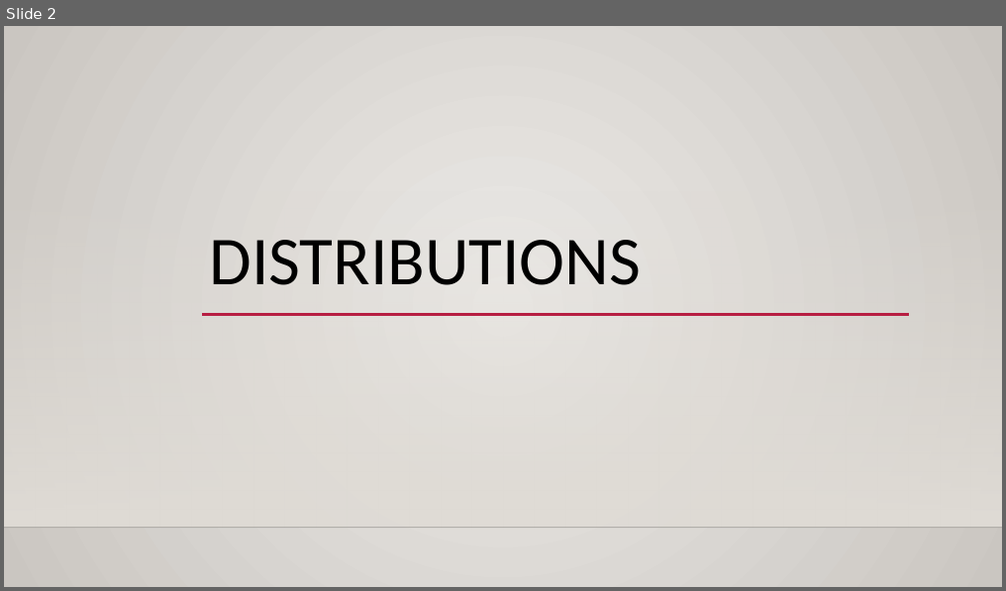
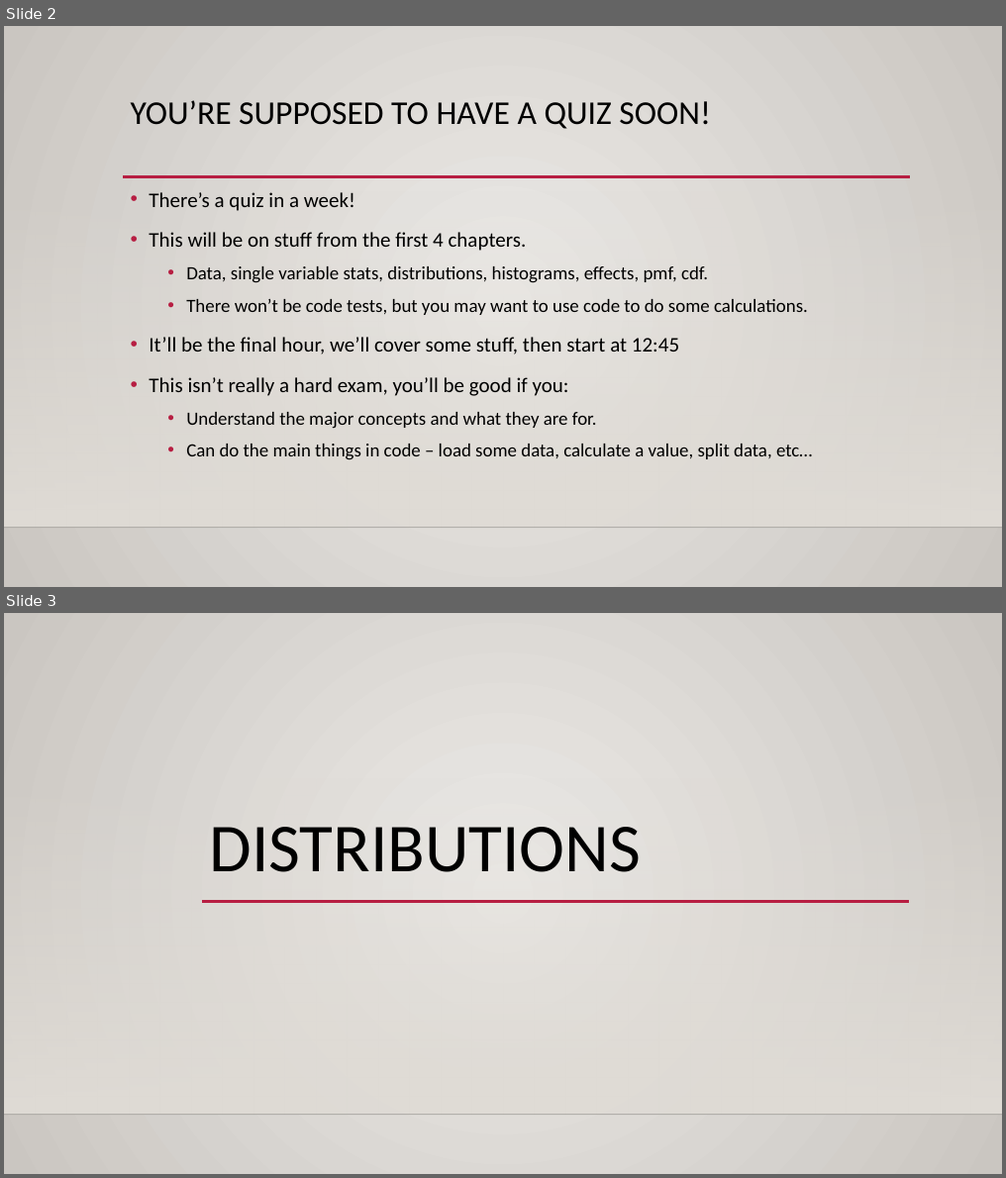
Before and after one commit to SedemSetor/Basic_Stats_in_Python_Student_Repository, a slide deck: reference_material/slides/003_Distribution_Basics.pptx. Shown one above the other, each under a label of ours: slide 2 before the commit, slides 2 and 3 after it. The pictures are 1006x591 and 1006x1178 pixels, drawn with LibreOffice and Linux fonts; fonts in the diff are those of the drawing; background and template pictures are left out. Boxes give left, top, right and bottom in pixels: in the first picture for what was removed or moved away, otherwise in the second. Text is boxed around its words. In the diff, an @@ line names an element or a change of style, - is before the commit and + after.

```diff
--- a/reference_material/slides/003_Distribution_Basics.pptx
+++ b/reference_material/slides/003_Distribution_Basics.pptx
@@ slide 2 added at [4,26,1002,587], background gradient #ECEAE7 to #CAC7C1; not listed: 2 template elements that a slide beside it also shows @@
@@ title added at [131,100,711,129], 32 pt, text #000000 @@
+YOU’RE SUPPOSED TO HAVE A QUIZ SOON!
@@ line added from (123, 177) to (910, 177), #B71E42 2.5 pt @@
@@ text added at [149,192,812,461], 18 pt, text #000000 @@
+• There’s a quiz in a week!
+• This will be on stuff from the first 4 chapters.
+  • Data, single variable stats, distributions, histograms, effects, pmf, cdf.
+  • There won’t be code tests, but you may want to use code to do some calculations.
+• It’ll be the final hour, we’ll cover some stuff, then start at 12:45
+• This isn’t really a hard exam, you’ll be good if you:
+  • Understand the major concepts and what they are for.
+  • Can do the main things in code – load some data, calculate a value, split data, etc…
@@ what was slide 2 is now slide 3 @@
```
Also in this commit, not shown: 8 slides changed, 9 other slides added, 2 other files.
